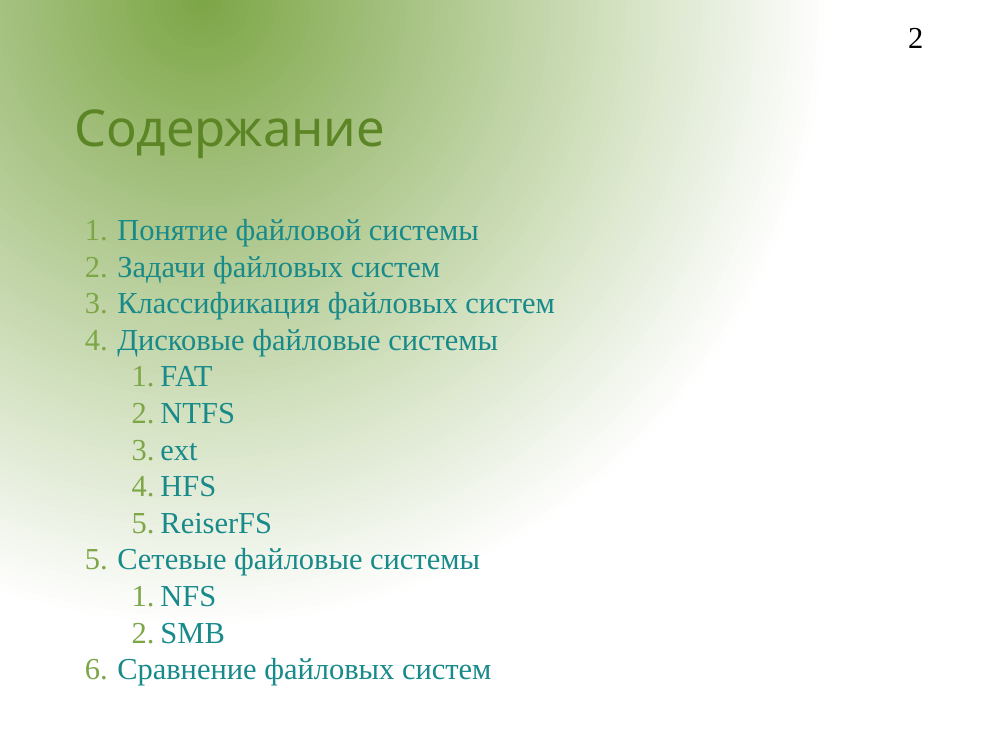
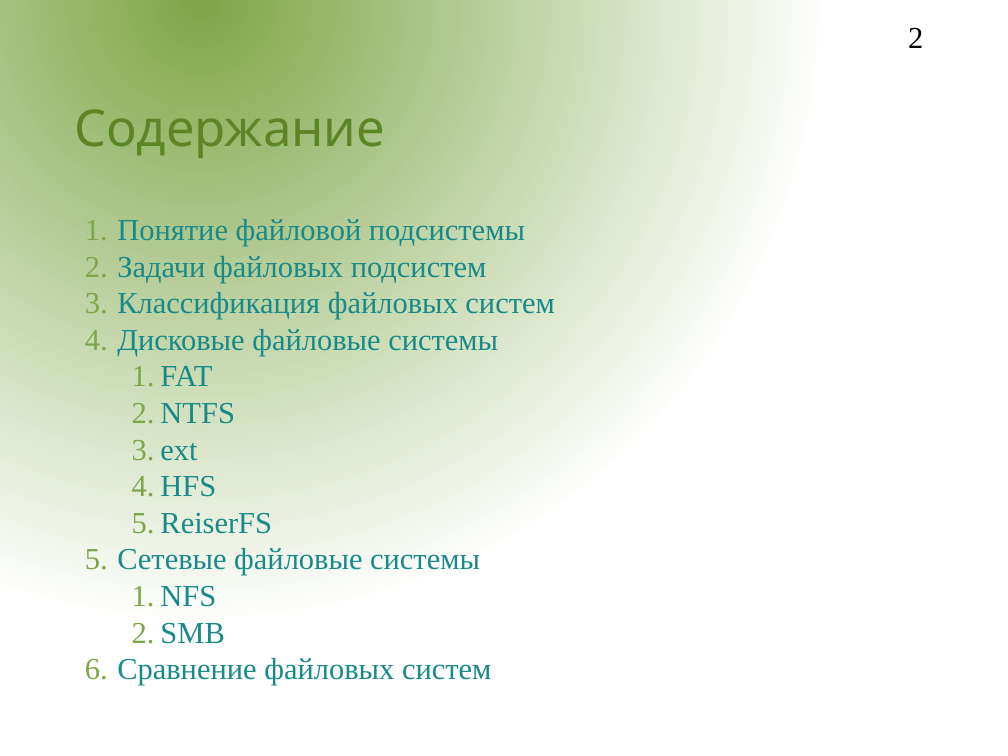
Before and after one commit to aeremenok/a-team-777, a slide deck: slide 2 of 9/st/presentations/file_sybsystem/fs.odp. Drawn at 1008x756 pixels with LibreOffice and Linux fonts; fonts in the diff are those of the drawing; background and template pictures are left out. Boxes give left, top, right and bottom in pixels: in the first picture for what was removed or moved away, otherwise in the second. Text is boxed around its words. In the diff, an @@ line names an element or a change of style, - is before the commit and + after.

```diff
--- a/9/st/presentations/file_sybsystem/fs.odp
+++ b/9/st/presentations/file_sybsystem/fs.odp
@@ text at (x1=117, y1=219, x2=525, y2=283): text changed @@
-1. Понятие файловой системы
-2. Задачи файловых систем
+1. Понятие файловой подсистемы
+2. Задачи файловых подсистем
```
Also in this commit, not shown: 3 other slides changed, 1 slide added.
